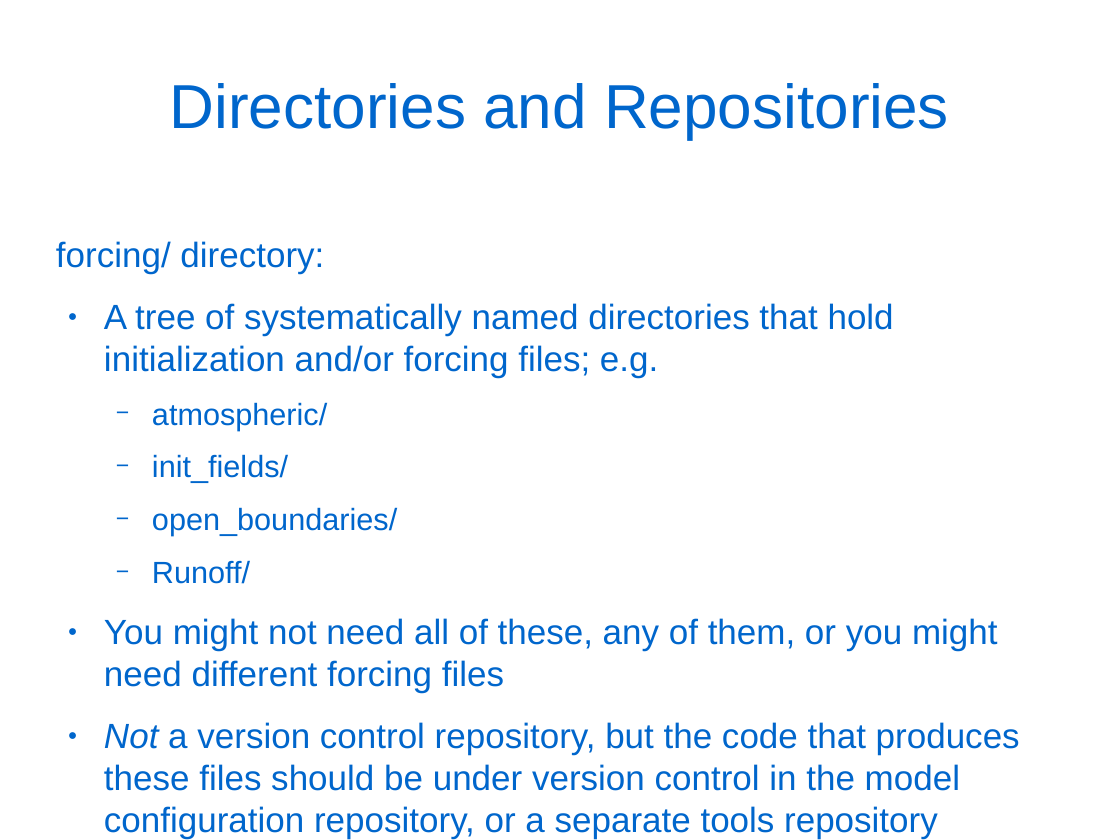
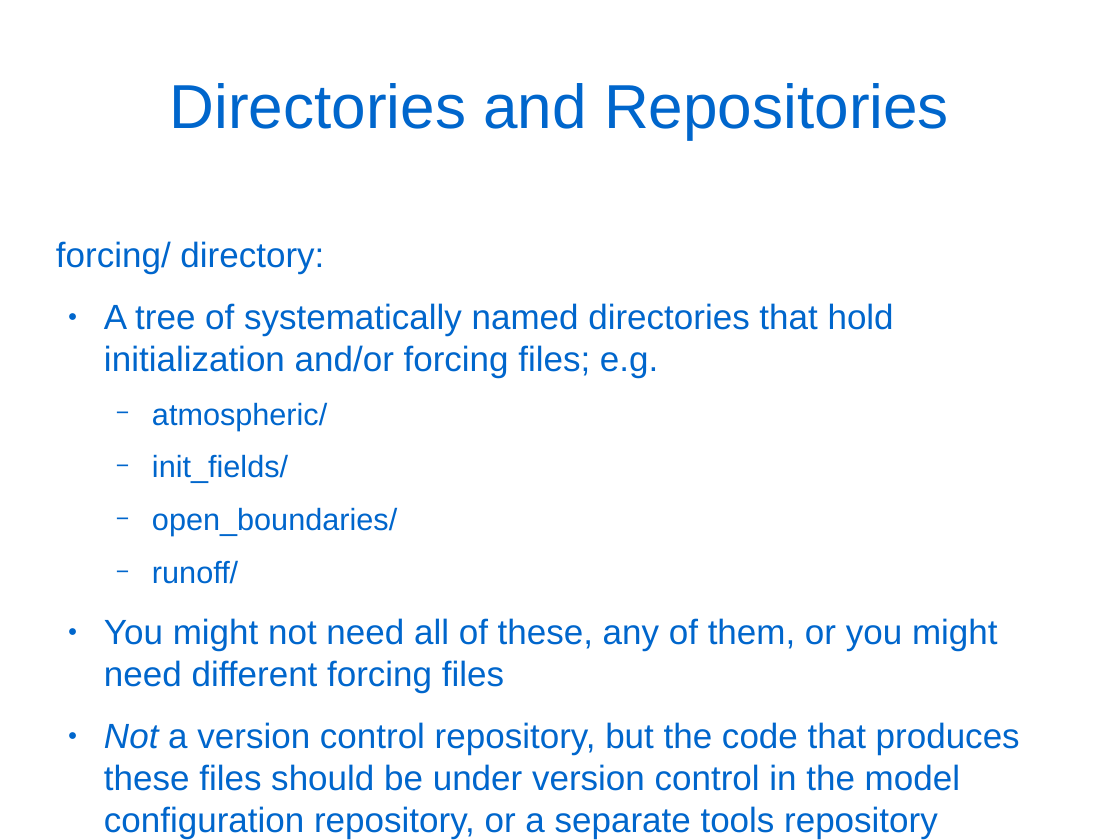
Before and after one commit to douglatornell/UQAR-Winter-School, a slide deck: slide 42 of slides.odp (slide 43 before the commit). Drawn at 1120x840 pixels with LibreOffice and Linux fonts; fonts in the diff are those of the drawing. Boxes give left, top, right and bottom in pixels: in the first picture for what was removed or moved away, otherwise in the second. Text is boxed around its words. In the diff, an @@ line names an element or a change of style, - is before the commit and + after.

```diff
--- a/slides.odp
+++ b/slides.odp
@@ text at bbox=[152, 560, 238, 584]: text changed @@
-  − Runoff/
+  − runoff/
```
Also in this commit, not shown: 5 other slides changed, 25 slides added, 9 slides removed, 2 other files.
